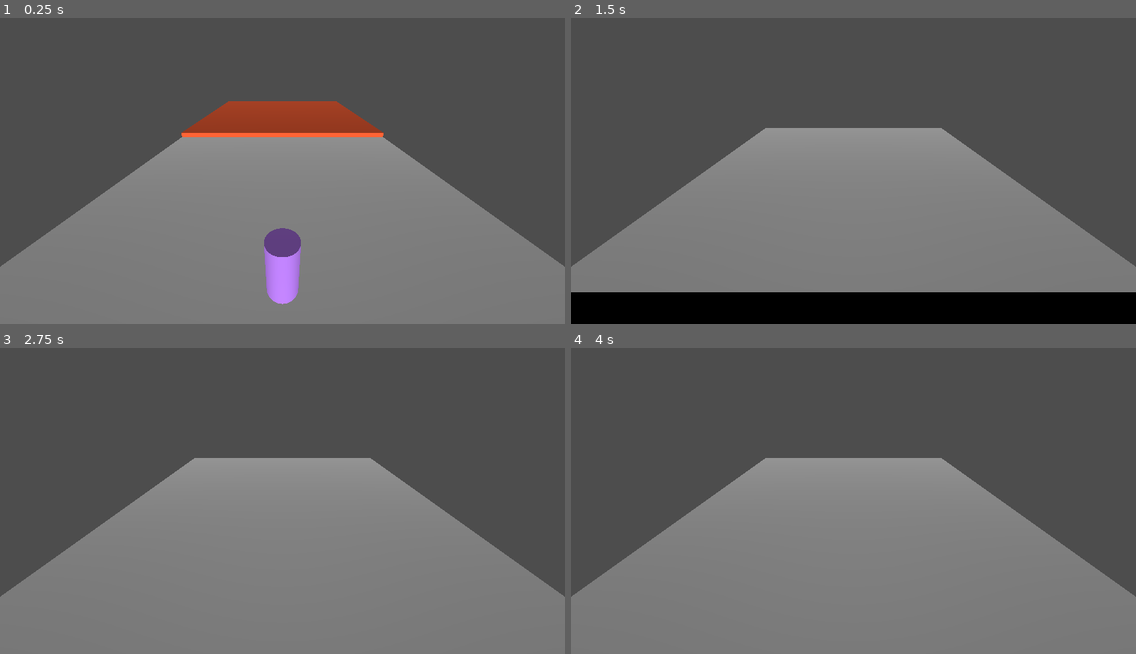
Above: before the commit, frames 1-4 (two rows, left to right).
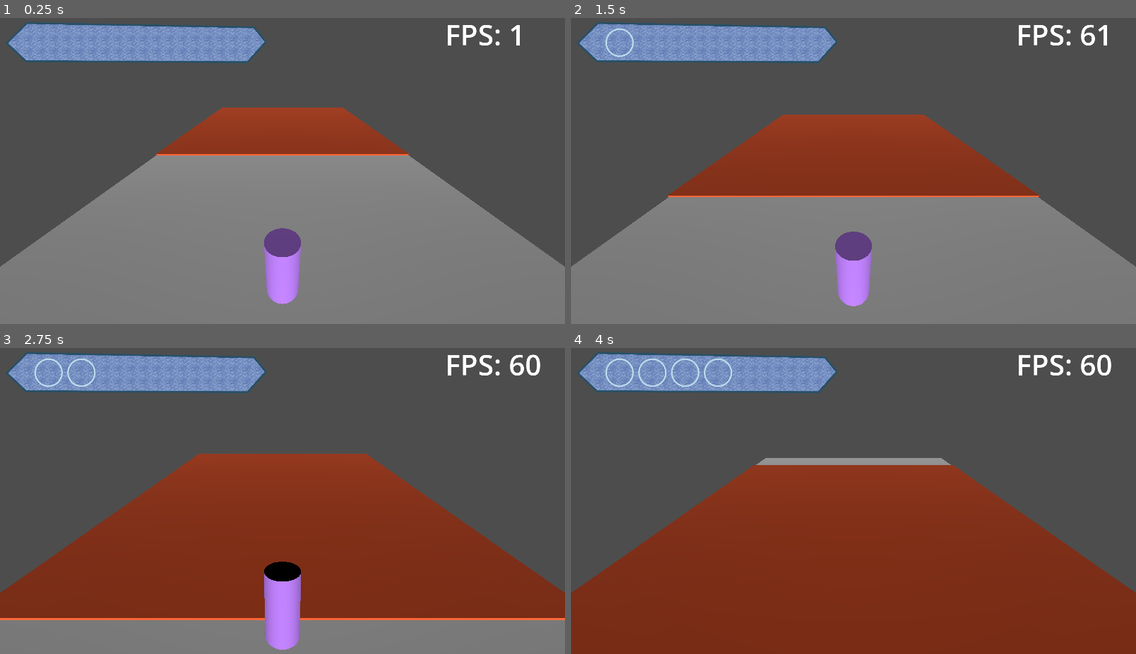
Above: after the commit, the same moments.

Repository: MedusaTea/signal-run
Game: Godot game, scene res://scenes/main.tscn
The game is run twice, just before and just after one commit, with the same random seed, the same clock (stepped at 60 frames per second) and the same inputs.
Inputs:
- Up to frame 1 (0.25 s): no input
- Up to frame 2 (1.5 s): no input
- Up to frame 3 (2.75 s): no input
- Up to frame 4 (4 s): no input

The runs differ from the first frame. In frame 1, 9.2% of the frame differs, in the area x 1-92%, y 1-45%; in frame 2, 30%; in frame 3, 45%; in frame 4, 54%, in the area x 0-100%, y 1-100%.

Commit message:
Signal header queue bar (#1)
* minor test with ui and moving around stuff

* too much time on a gimp autofill thing, bg for queue bar

* orb container images spawning on a timer

* logo added

Diff:
--- a/assets/icon.svg
+++ /dev/null
@@ -1 +0,0 @@
-<svg xmlns="http://www.w3.org/2000/svg" width="128" height="128"><rect width="124" height="124" x="2" y="2" fill="#363d52" stroke="#212532" stroke-width="4" rx="14"/><g fill="#fff" transform="translate(12.322 12.322)scale(.101)"><path d="M105 673v33q407 354 814 0v-33z"/><path fill="#478cbf" d="m105 673 152 14q12 1 15 14l4 67 132 10 8-61q2-11 15-15h162q13 4 15 15l8 61 132-10 4-67q3-13 15-14l152-14V427q30-39 56-81-35-59-83-108-43 20-82 47-40-37-88-64 7-51 8-102-59-28-123-42-26 43-46 89-49-7-98 0-20-46-46-89-64 14-123 42 1 51 8 102-48 27-88 64-39-27-82-47-48 49-83 108 26 42 56 81zm0 33v39c0 276 813 276 814 0v-39l-134 12-5 69q-2 10-14 13l-162 11q-12 0-16-11l-10-65H446l-10 65q-4 11-16 11l-162-11q-12-3-14-13l-5-69z"/><path d="M483 600c0 34 58 34 58 0v-86c0-34-58-34-58 0z"/><circle cx="725" cy="526" r="90"/><circle cx="299" cy="526" r="90"/></g><g fill="#414042" transform="translate(12.322 12.322)scale(.101)"><circle cx="307" cy="532" r="60"/><circle cx="717" cy="532" r="60"/></g></svg>
--- a/project.godot
+++ b/project.godot
@@ -11,9 +11,10 @@
 [application]
 
 config/name="Signal Run"
+config/description="Its a runner"
 run/main_scene="uid://rg8xwmj3ag1b"
 config/features=PackedStringArray("4.6", "GL Compatibility")
-config/icon="res://assets/icon.svg"
+config/icon="uid://csurggrkamcg3"
 
 [display]
 
@@ -23,9 +24,18 @@
 [file_customization]
 
 folder_colors={
-"res://assets/": "gray",
-"res://scenes/": "orange",
-"res://scripts/": "teal"
+"res://assets/": "orange",
+"res://scenes/": "teal",
+"res://scripts/": "pink",
+"res://themes/": "gray"
+}
+
+[input]
+
+action_esc={
+"deadzone": 0.2,
+"events": [Object(InputEventKey,"resource_local_to_scene":false,"resource_name":"","device":-1,"window_id":0,"alt_pressed":false,"shift_pressed":false,"ctrl_pressed":false,"meta_pressed":false,"pressed":false,"keycode":0,"physical_keycode":4194305,"key_label":0,"unicode":0,"location":0,"echo":false,"script":null)
+]
 }
 
 [physics]
--- a/scenes/main.tscn
+++ b/scenes/main.tscn
@@ -2,19 +2,65 @@
 
 [ext_resource type="PackedScene" uid="uid://riqpxrrct3c2" path="res://scenes/character.tscn" id="1_0wfyh"]
 [ext_resource type="PackedScene" uid="uid://0gf2o6l5kwjf" path="res://scenes/terrain_test.tscn" id="1_o5qli"]
+[ext_resource type="Script" uid="uid://du6uvjdbu4ksr" path="res://scripts/global.gd" id="1_o6xl0"]
 [ext_resource type="PackedScene" uid="uid://bbxvidfmvddeb" path="res://scenes/floor.tscn" id="2_sugp2"]
+[ext_resource type="Theme" uid="uid://mk4nu7dkl8b2" path="res://themes/default.tres" id="4_jyhfs"]
+[ext_resource type="Script" uid="uid://70teesn04f45" path="res://scripts/fps.gd" id="5_tefeu"]
+[ext_resource type="Texture2D" uid="uid://smha1e5gs08h" path="res://assets/queue-bar.png" id="6_tefeu"]
 
-[node name="Root3D" type="Node3D" unique_id=808293850]
+[node name="Root" type="Node" unique_id=2065148067]
+script = ExtResource("1_o6xl0")
 
-[node name="Character" parent="." unique_id=4821569 instance=ExtResource("1_0wfyh")]
+[node name="Node3D" type="Node3D" parent="." unique_id=1465708405]
 
-[node name="Floor" parent="." unique_id=2004801252 instance=ExtResource("2_sugp2")]
+[node name="Character" parent="Node3D" unique_id=4821569 instance=ExtResource("1_0wfyh")]
 
-[node name="TerrainTest" parent="." unique_id=613985946 instance=ExtResource("1_o5qli")]
-transform = Transform3D(1, 0, 0, 0, 1, 0, 0, 0, 1, 0, 0.41134596, -21.22073)
+[node name="Floor" parent="Node3D" unique_id=2004801252 instance=ExtResource("2_sugp2")]
 
-[node name="Camera3D" type="Camera3D" parent="." unique_id=966227079]
+[node name="TerrainTest" parent="Node3D" unique_id=613985946 instance=ExtResource("1_o5qli")]
+transform = Transform3D(1, 0, 0, 0, 1, 0, 0, 0, 1, 0, 0.11951399, -13.184507)
+
+[node name="Camera3D" type="Camera3D" parent="Node3D" unique_id=966227079]
 transform = Transform3D(1, 0, 0, 0, 0.8859204, 0.46383733, 0, -0.46383733, 0.8859204, 0, 4.9272947, 3.8944798)
+current = true
 
-[node name="DirectionalLight3D" type="DirectionalLight3D" parent="." unique_id=544136109]
+[node name="DirectionalLight3D" type="DirectionalLight3D" parent="Node3D" unique_id=544136109]
 transform = Transform3D(1, 0, 0, 0, 0.99208623, 0.12555833, 0, -0.12555833, 0.99208623, 0, 0, 8.0961)
+
+[node name="Control" type="Control" parent="." unique_id=1863188031]
+layout_mode = 3
+anchors_preset = 0
+offset_right = 1974.0
+offset_bottom = 1080.0
+
+[node name="fps" type="Label" parent="Control" unique_id=507384827]
+layout_mode = 0
+offset_left = 1560.0
+offset_top = -6.0
+offset_right = 1955.0
+offset_bottom = 271.0
+theme = ExtResource("4_jyhfs")
+text = "FPS: 120
+"
+script = ExtResource("5_tefeu")
+
+[node name="QueueBar" type="TextureRect" parent="Control" unique_id=1574263793]
+layout_mode = 0
+offset_left = 20.0
+offset_top = 19.0
+offset_right = 935.0
+offset_bottom = 164.0
+texture = ExtResource("6_tefeu")
+
+[node name="Orbs" type="Control" parent="Control/QueueBar" unique_id=700731614]
+layout_mode = 1
+anchors_preset = 15
+anchor_right = 1.0
+anchor_bottom = 1.0
+grow_horizontal = 2
+grow_vertical = 2
+
+[node name="Timer" type="Timer" parent="." unique_id=1831977328]
+autostart = true
+
+[connection signal="timeout" from="Timer" to="." method="_on_timer_timeout"]
--- /dev/null
+++ b/scenes/orb.tscn
@@ -0,0 +1,12 @@
+[gd_scene format=3 uid="uid://r32iv35dbh1p"]
+
+[ext_resource type="Texture2D" uid="uid://dcik3ar8t0u8e" path="res://assets/orb-border.png" id="1_ktqa0"]
+
+[node name="AspectRatioContainer" type="AspectRatioContainer" unique_id=755513043]
+offset_right = 101.326
+offset_bottom = 105.0
+
+[node name="TextureRect" type="TextureRect" parent="." unique_id=846135846]
+layout_mode = 2
+texture = ExtResource("1_ktqa0")
+expand_mode = 1
--- a/scenes/terrain_test.tscn
+++ b/scenes/terrain_test.tscn
@@ -14,8 +14,13 @@
 
 [node name="TerrainTest" type="RigidBody3D" unique_id=613985946]
 collision_layer = 2
+axis_lock_linear_y = true
+axis_lock_angular_x = true
+axis_lock_angular_y = true
+axis_lock_angular_z = true
+mass = 200.0
 gravity_scale = 0.0
-linear_velocity = Vector3(0, 0, 20)
+linear_velocity = Vector3(0, 0, 5)
 script = ExtResource("1_w3uoq")
 
 [node name="CollisionShape3D" type="CollisionShape3D" parent="." unique_id=1207817867]
--- /dev/null
+++ b/scripts/fps.gd
@@ -0,0 +1,9 @@
+extends Label
+
+var fpsString
+func _process(_delta: float) -> void:
+	fpsString = "FPS: %d" % Engine.get_frames_per_second()
+	set_text(fpsString)
+
+	if Input.is_action_pressed("action_esc"):
+		get_tree().quit()
--- /dev/null
+++ b/scripts/global.gd
@@ -0,0 +1,19 @@
+extends Node
+
+@onready var RootNode = get_node('/root/Root')
+@onready var OrbsControl = get_node('/root/Root/Control/QueueBar/Orbs')
+
+@onready var orbScene = preload("res://scenes/orb.tscn")
+
+@export var orbOffset = 115
+@export var orbTopOffset = 20
+
+func _process(delta: float) -> void:
+	pass
+
+func _on_timer_timeout() -> void:
+	var orbCount = OrbsControl.get_child_count()
+
+	var orb = orbScene.instantiate()
+	OrbsControl.add_child(orb)
+	orb.position = Vector2(100 + orbCount * orbOffset, orbTopOffset)
--- /dev/null
+++ b/themes/default.tres
@@ -0,0 +1,4 @@
+[gd_resource type="Theme" format=3 uid="uid://mk4nu7dkl8b2"]
+
+[resource]
+default_font_size = 100
Binary file added: assets/logo.png
Not shown, changed: assets/logo.png.import
Binary file added: assets/orb-border.png
Not shown, added: assets/orb-border.png.import
Binary file added: assets/queue-bar.png
Not shown, added: assets/queue-bar.png.import
Not shown, added: scripts/fps.gd.uid
Not shown, added: scripts/global.gd.uid
Not shown, added: assets/.DS_Store
